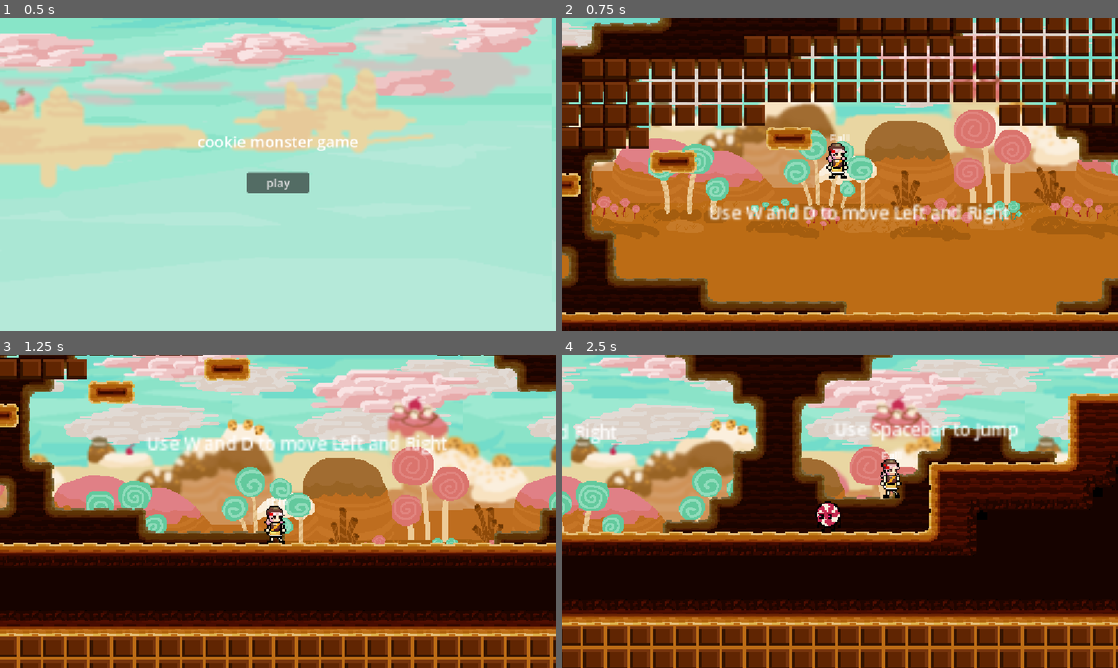
Above: before the commit, frames 1-4 (two rows, left to right).
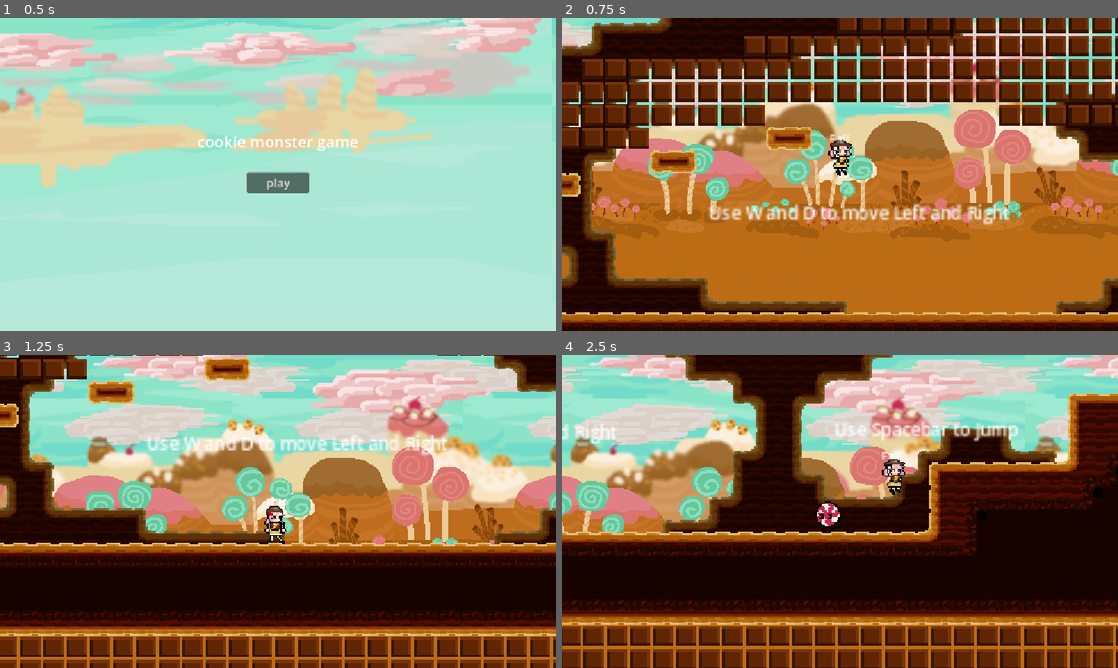
Above: after the commit, the same moments.

Repository: zowlorin/kuki-game
Game: Godot game, scene res://menus/main_menu.tscn
Two runs of this game, one before a commit and one after it. Both use one fixed random seed, a clock stepped at 60 frames per second and the inputs below.
Inputs (mouse positions are in pixels of both pictures, inside the frame that each line leads up to):
- Up to frame 1 (0.5 s): no input
- Up to frame 2 (0.75 s): click "play" at 0.5 s
- Up to frame 3 (1.25 s): no input
- Up to frame 4 (2.5 s): move the mouse to (962, 495) at 1.27 s; hold D (move_right) from 1.28 s (still down); tap Shift (dash) at 1.35, 2.1 s; click (962, 495) at 1.42 s; tap Space (move_jump) at 1.52, 2.27 s; move the mouse to (728, 527) at 2.02 s

Frame 1 is identical in both runs. In frame 2, 0.4% of the frame differs, in the area x 47-53%, y 38-52%; in frame 3, less than 0.1%; in frame 4, 0.4%.

Commit message:
movement animations

Diff:
--- a/gameplay/player.tscn
+++ b/gameplay/player.tscn
@@ -11,6 +11,7 @@
 [ext_resource type="Script" uid="uid://d0b2ys7jcq6pr" path="res://states/player_states/dash_state.gd" id="7_iqb12"]
 [ext_resource type="Texture2D" uid="uid://fjyoetr8gb5u" path="res://assets/kuki/kukidash.png" id="8_1xfx0"]
 [ext_resource type="Texture2D" uid="uid://c0ofihnt2bfu4" path="res://assets/kuki/kukijump.png" id="9_ob5am"]
+[ext_resource type="Texture2D" uid="uid://c3nwumc35hlab" path="res://assets/kuki/kukifall.png" id="12_budjd"]
 
 [sub_resource type="Curve" id="Curve_onrkg"]
 _data = [Vector2(0, 1), 0.0, 0.0, 0, 0, Vector2(0.39320388, 1), 0.0, 0.0, 0, 0, Vector2(0.97959197, 0), 0.0, 0.0, 0, 0]
@@ -380,12 +381,47 @@
 transitions = ["Start", "Idle", SubResource("AnimationNodeStateMachineTransition_jnkla")]
 
 [sub_resource type="AnimationNodeBlendTree" id="AnimationNodeBlendTree_jxb28"]
-graph_offset = Vector2(-112.63269, -59.591156)
 nodes/output/position = Vector2(773.3333, 186.66667)
 nodes/StateMachine/node = SubResource("AnimationNodeStateMachine_vuvcc")
 nodes/StateMachine/position = Vector2(213.33333, 133.33333)
 node_connections = [&"output", 0, &"StateMachine"]
 
+[sub_resource type="AtlasTexture" id="AtlasTexture_bpys0"]
+atlas = ExtResource("8_1xfx0")
+region = Rect2(32, 0, 32, 32)
+
+[sub_resource type="AtlasTexture" id="AtlasTexture_x4nr5"]
+atlas = ExtResource("8_1xfx0")
+region = Rect2(64, 0, 32, 32)
+
+[sub_resource type="AtlasTexture" id="AtlasTexture_dmp65"]
+atlas = ExtResource("8_1xfx0")
+region = Rect2(96, 0, 32, 32)
+
+[sub_resource type="AtlasTexture" id="AtlasTexture_lb7f8"]
+atlas = ExtResource("8_1xfx0")
+region = Rect2(128, 0, 32, 32)
+
+[sub_resource type="AtlasTexture" id="AtlasTexture_1uyya"]
+atlas = ExtResource("8_1xfx0")
+region = Rect2(160, 0, 32, 32)
+
+[sub_resource type="AtlasTexture" id="AtlasTexture_l1csw"]
+atlas = ExtResource("12_budjd")
+region = Rect2(0, 0, 32, 32)
+
+[sub_resource type="AtlasTexture" id="AtlasTexture_07ejr"]
+atlas = ExtResource("12_budjd")
+region = Rect2(32, 0, 32, 32)
+
+[sub_resource type="AtlasTexture" id="AtlasTexture_he3mg"]
+atlas = ExtResource("12_budjd")
+region = Rect2(64, 0, 32, 32)
+
+[sub_resource type="AtlasTexture" id="AtlasTexture_lvbka"]
+atlas = ExtResource("12_budjd")
+region = Rect2(96, 0, 32, 32)
+
 [sub_resource type="AtlasTexture" id="AtlasTexture_wfdkp"]
 atlas = ExtResource("2_ysoui")
 region = Rect2(0, 0, 25, 32)
@@ -418,6 +454,18 @@
 atlas = ExtResource("2_ysoui")
 region = Rect2(175, 0, 25, 32)
 
+[sub_resource type="AtlasTexture" id="AtlasTexture_0qvvg"]
+atlas = ExtResource("9_ob5am")
+region = Rect2(0, 0, 32, 32)
+
+[sub_resource type="AtlasTexture" id="AtlasTexture_jnkla"]
+atlas = ExtResource("9_ob5am")
+region = Rect2(32, 0, 32, 32)
+
+[sub_resource type="AtlasTexture" id="AtlasTexture_vuvcc"]
+atlas = ExtResource("9_ob5am")
+region = Rect2(64, 0, 32, 32)
+
 [sub_resource type="AtlasTexture" id="AtlasTexture_ysoui"]
 atlas = ExtResource("3_jriu6")
 region = Rect2(0, 0, 30, 31)
@@ -452,6 +500,43 @@
 
 [sub_resource type="SpriteFrames" id="SpriteFrames_710pl"]
 animations = [{
+"frames": [{
+"duration": 0.8,
+"texture": SubResource("AtlasTexture_bpys0")
+}, {
+"duration": 0.8,
+"texture": SubResource("AtlasTexture_x4nr5")
+}, {
+"duration": 1.0,
+"texture": SubResource("AtlasTexture_dmp65")
+}, {
+"duration": 1.0,
+"texture": SubResource("AtlasTexture_lb7f8")
+}, {
+"duration": 0.8,
+"texture": SubResource("AtlasTexture_1uyya")
+}],
+"loop": 1,
+"name": &"dash",
+"speed": 5.0
+}, {
+"frames": [{
+"duration": 0.55,
+"texture": SubResource("AtlasTexture_l1csw")
+}, {
+"duration": 0.85,
+"texture": SubResource("AtlasTexture_07ejr")
+}, {
+"duration": 1.25,
+"texture": SubResource("AtlasTexture_he3mg")
+}, {
+"duration": 1.0,
+"texture": SubResource("AtlasTexture_lvbka")
+}],
+"loop": 1,
+"name": &"fall",
+"speed": 5.0
+}, {
 "frames": [{
 "duration": 1.0,
 "texture": SubResource("AtlasTexture_wfdkp")
@@ -482,22 +567,36 @@
 "speed": 8.0
 }, {
 "frames": [{
-"duration": 1.0,
+"duration": 1.15,
+"texture": SubResource("AtlasTexture_0qvvg")
+}, {
+"duration": 1.2,
+"texture": SubResource("AtlasTexture_jnkla")
+}, {
+"duration": 1.1,
+"texture": SubResource("AtlasTexture_vuvcc")
+}],
+"loop": 1,
+"name": &"jump",
+"speed": 5.0
+}, {
+"frames": [{
+"duration": 0.5,
 "texture": SubResource("AtlasTexture_ysoui")
 }, {
-"duration": 1.0,
+"duration": 0.5,
 "texture": SubResource("AtlasTexture_jriu6")
 }, {
-"duration": 1.0,
+"duration": 0.5,
 "texture": SubResource("AtlasTexture_86eyr")
 }, {
-"duration": 1.0,
+"duration": 0.5,
 "texture": SubResource("AtlasTexture_2wuqc")
 }, {
-"duration": 1.0,
+"duration": 0.5,
 "texture": SubResource("AtlasTexture_b2a7g")
 }, {
-"duration": 1.0,
+"duration": 0.5,
 "texture": SubResource("AtlasTexture_1g4q3")
 }, {
 "duration": 1.0,
@@ -579,10 +678,8 @@
 texture_filter = 1
 position = Vector2(0, -15)
 sprite_frames = SubResource("SpriteFrames_710pl")
-animation = &"idle"
-frame = 4
-frame_progress = 0.8732068
-speed_scale = 1.4
+animation = &"fall"
+frame_progress = 0.27060452
 
 [node name="CollisionShape2D" type="CollisionShape2D" parent="." unique_id=741499986]
 position = Vector2(0, -11.5)
--- a/states/player_states/dash_state.gd
+++ b/states/player_states/dash_state.gd
@@ -10,7 +10,7 @@
 		state_machine.transition_to(state_machine.prev_state.name)
 		return
 
-	player.get_node("AnimatedSprite2D").play("idle")
+	player.get_node("AnimatedSprite2D").play("dash")
 	player.dash_frame = Time.get_unix_time_from_system()
 
 func physics_update(delta: float) -> void:
--- a/states/player_states/fall_state.gd
+++ b/states/player_states/fall_state.gd
@@ -6,7 +6,7 @@
 @onready var state_machine: StateMachine = get_parent()
 
 func enter() -> void:
-	player.get_node("AnimatedSprite2D").play("idle")
+	player.get_node("AnimatedSprite2D").play("fall")
 	player.fall_frame = Time.get_unix_time_from_system()
 
 func physics_update(delta: float) -> void:
--- a/states/player_states/jump_state.gd
+++ b/states/player_states/jump_state.gd
@@ -6,7 +6,7 @@
 @onready var state_machine: StateMachine = get_parent()
 
 func enter() -> void:
-	player.get_node("AnimatedSprite2D").play("idle")
+	player.get_node("AnimatedSprite2D").play("jump")
 	player.jump_frame = Time.get_unix_time_from_system()
 
 func physics_update(delta: float) -> void:
Binary file added: assets/kuki/kukifall.png
Not shown, added: assets/kuki/kukifall.png.import
Binary file changed: assets/kuki/kukijump.png
